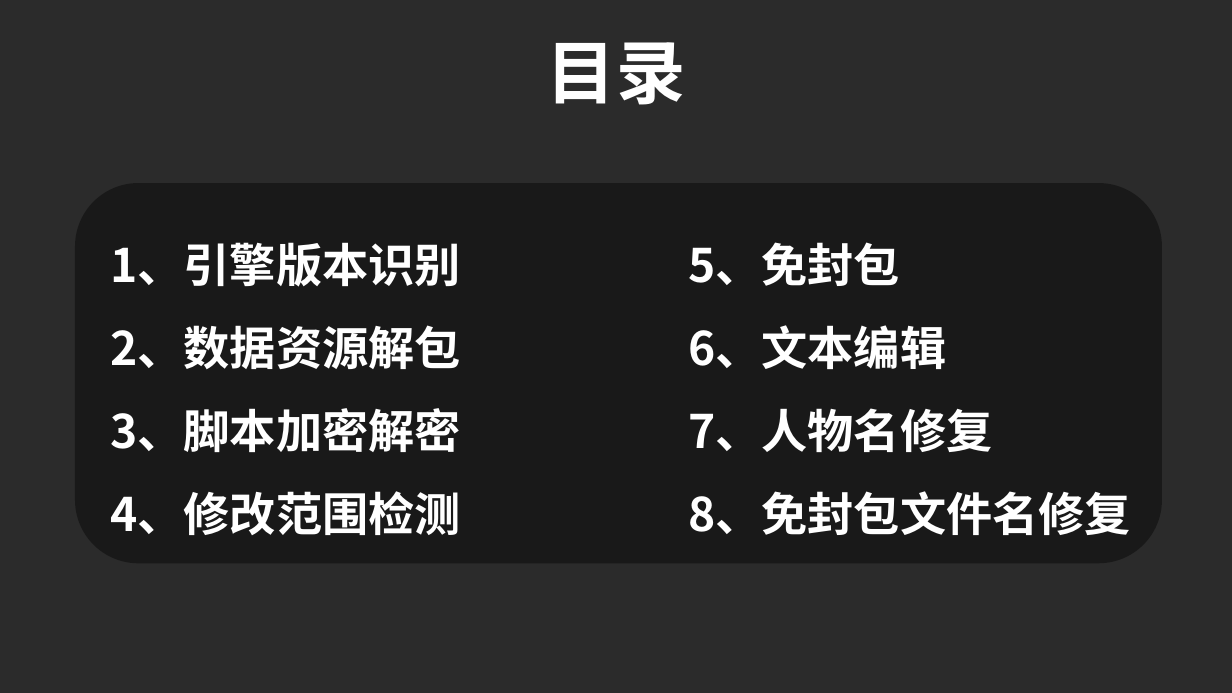
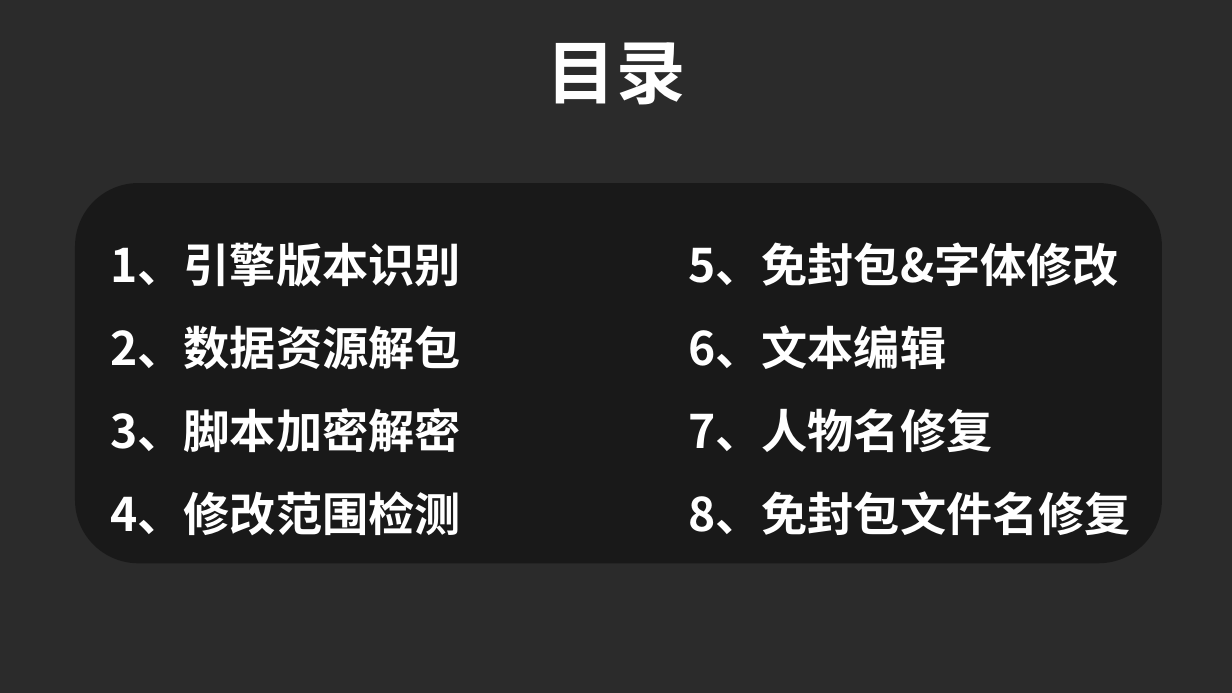
Before and after one commit to ZQF-ReVN/VN_Localization_Tutorials, a slide deck: slide 3 of Gal汉化实例/[Gal汉化实例] YU-RIS引擎/Gal汉化实例.pptx. Drawn at 1232x693 pixels with LibreOffice and Linux fonts; fonts in the diff are those of the drawing; background and template pictures are left out; a plain dark background stands for a picture behind light text. Boxes give left, top, right and bottom in pixels: in the first picture for what was removed or moved away, otherwise in the second. Text is boxed around its words. In the diff, an @@ line names an element or a change of style, - is before the commit and + after.

```diff
--- a/Gal汉化实例/[Gal汉化实例] YU-RIS引擎/Gal汉化实例.pptx
+++ b/Gal汉化实例/[Gal汉化实例] YU-RIS引擎/Gal汉化实例.pptx
@@ text at [688, 242, 1119, 286]: text changed @@
-5、免封包
+5、免封包&字体修改
```
Also in this commit, not shown: 2 slides added.
